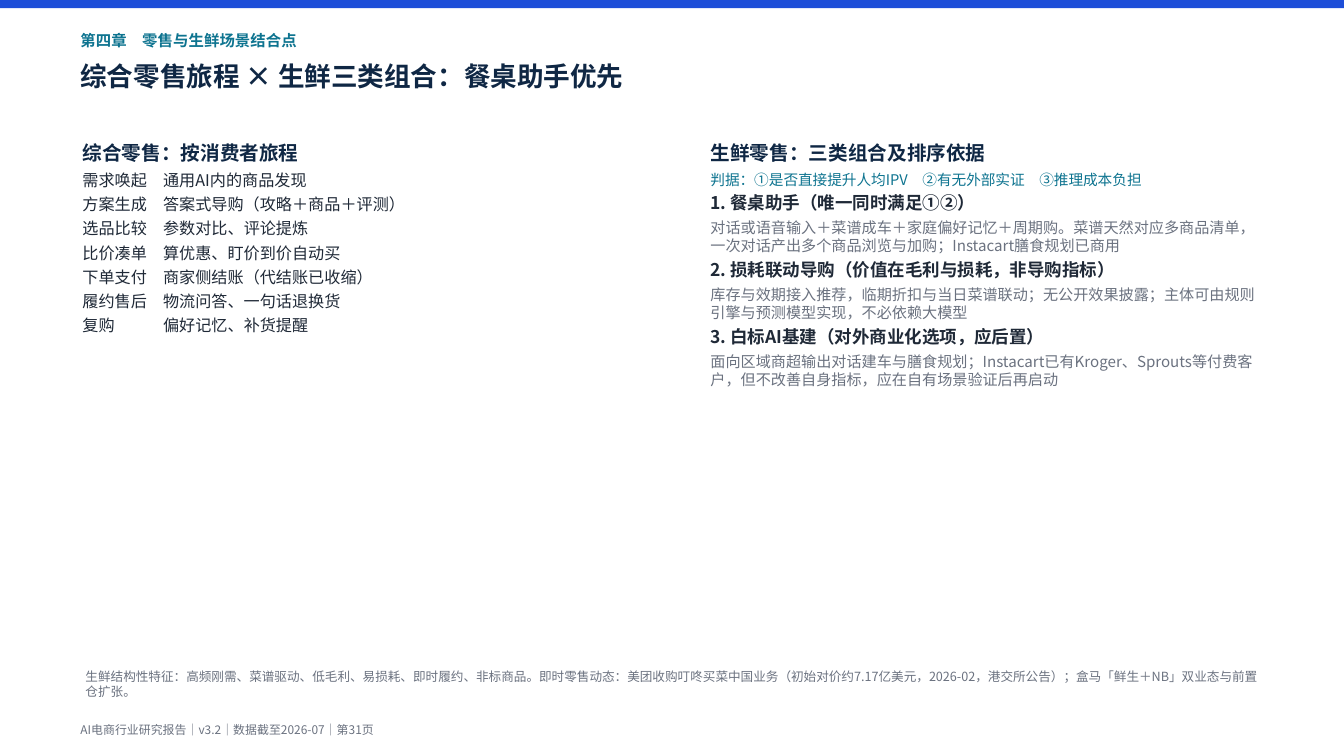
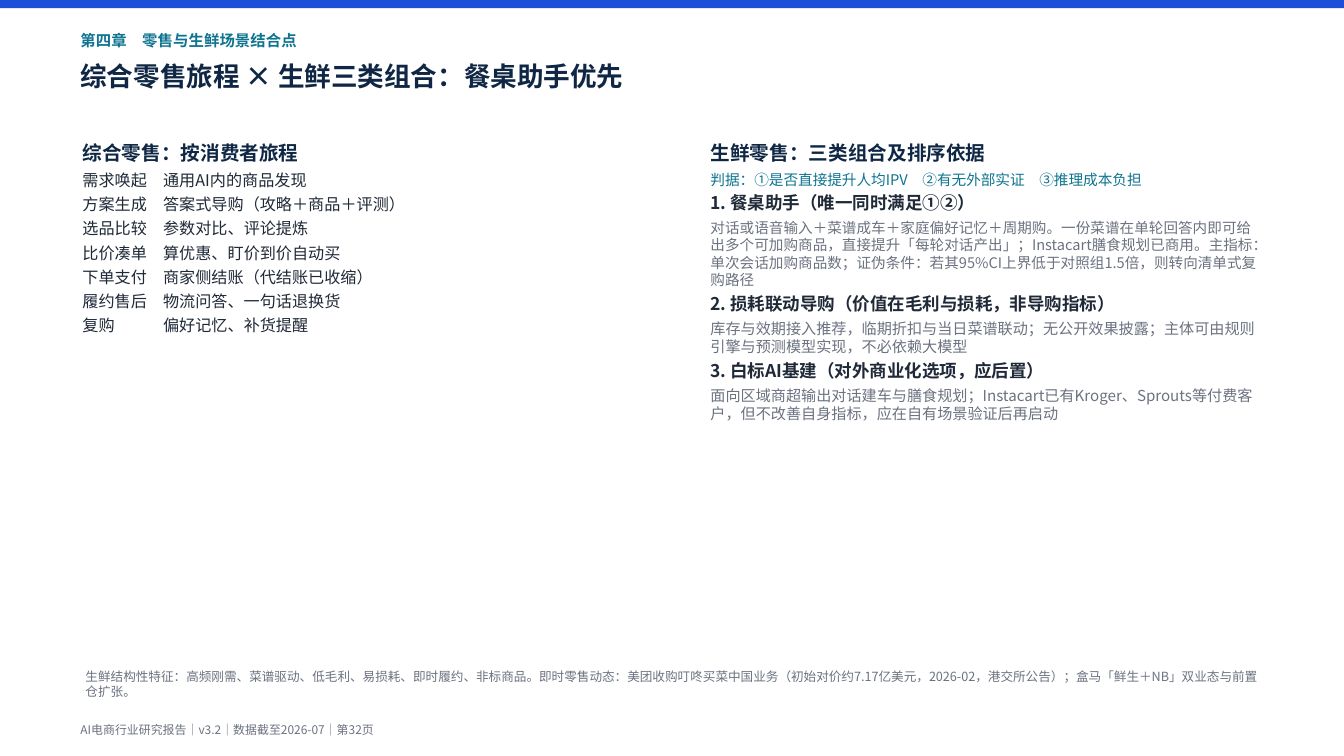
Before and after one commit to breeze2623-create/Aicommerce, a slide deck: slide 32 of report/AI电商行业研究报告.pptx (slide 31 before the commit). Drawn at 1344x756 pixels with LibreOffice and Linux fonts; fonts in the diff are those of the drawing. Boxes give left, top, right and bottom in pixels: in the first picture for what was removed or moved away, otherwise in the second. Text is boxed around its words. In the diff, an @@ line names an element or a change of style, - is before the commit and + after.

```diff
--- a/report/AI电商行业研究报告.pptx
+++ b/report/AI电商行业研究报告.pptx
@@ text at [710, 221, 1267, 286]: text changed; size 10.8 to 10.4 pt @@
-对话或语音输入＋菜谱成车＋家庭偏好记忆＋周期购。菜谱天然对应多商品清单，一次对话产出多个商品浏览与加购；Instacart膳食规划已商用
+对话或语音输入＋菜谱成车＋家庭偏好记忆＋周期购。一份菜谱在单轮回答内即可给出多个可加购商品，直接提升「每轮对话产出」；Instacart膳食规划已商用。主指标：单次会话加购商品数；证伪条件：若其95%CI上界低于对照组1.5倍，则转向清单式复购路径
@@ text at [80, 724, 373, 735]: text changed @@
-AI电商行业研究报告｜v3.2｜数据截至2026-07｜第31页
+AI电商行业研究报告｜v3.2｜数据截至2026-07｜第32页
```
Also in this commit, not shown: 26 other slides changed, 1 slide added, 11 other files.
